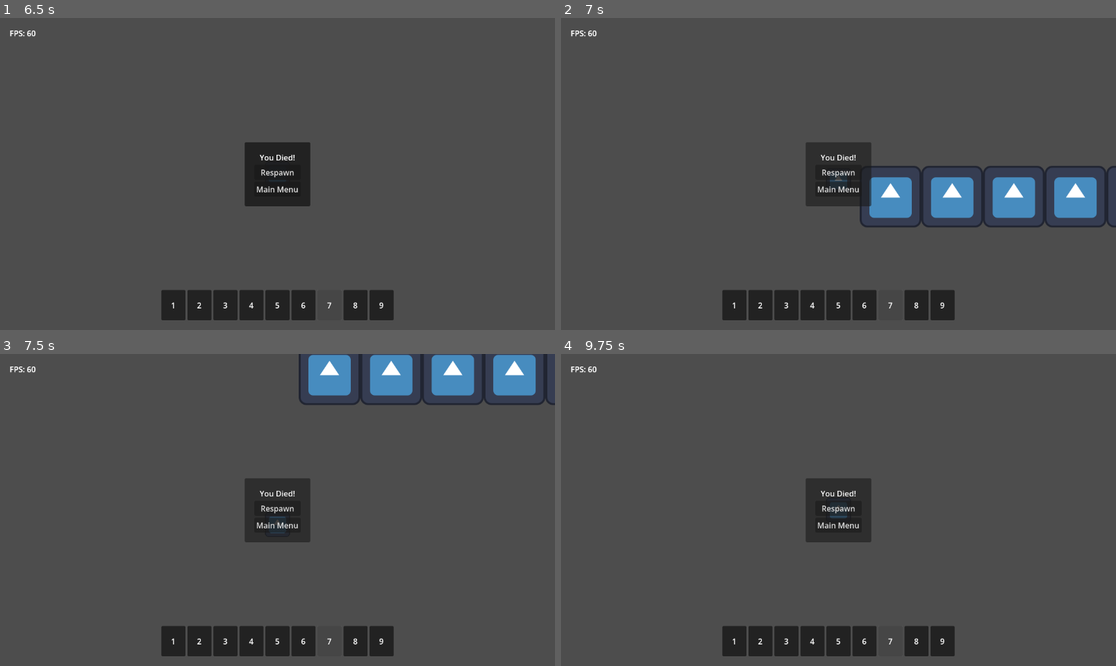
Above: before the commit, frames 1-4 (two rows, left to right).
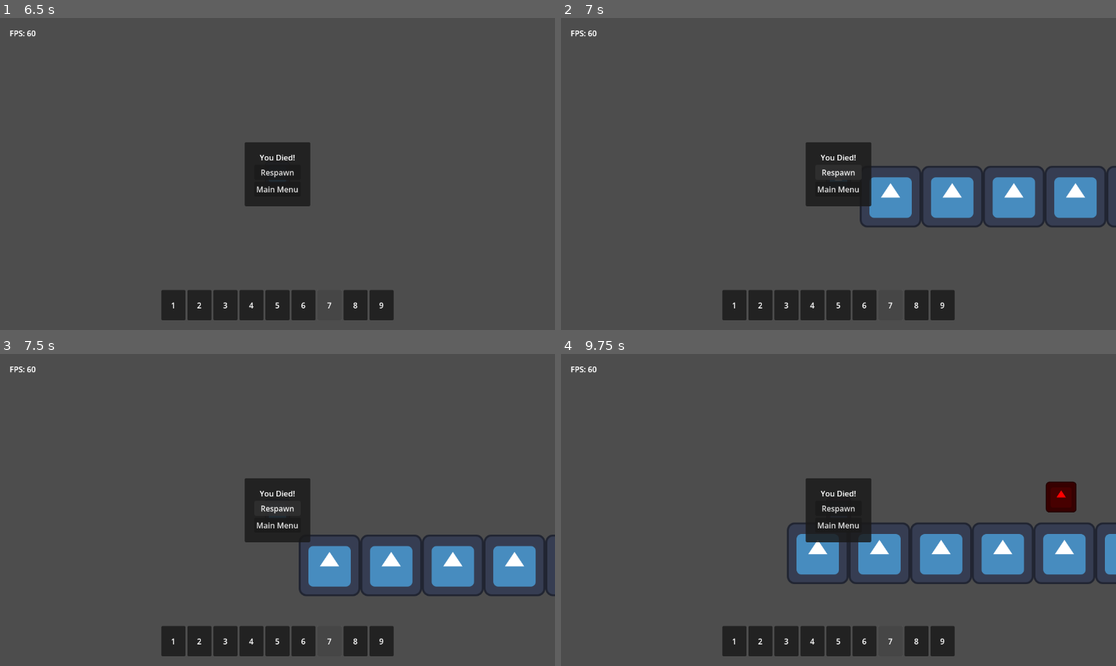
Above: after the commit, the same moments.

Repository: TheHumanMRP/RPG-Life-Tracker
Game: Godot game, scene res://Folders/Systems/Main/Scenes/main_scene.tscn
Two runs of this game, one before a commit and one after it. Both use one fixed random seed, a clock stepped at 60 frames per second and the inputs below. The engine's default icon, where the game draws it, is replaced by a stand-in: a white triangle on a blue panel in a dark square.
Inputs (mouse positions are in pixels of both pictures, inside the frame that each line leads up to):
- Up to frame 1 (6.5 s): click "Dungeon" at 0.5 s; move the mouse to (172, 305) at 1.27 s; hold D (move_right) 1.28-2.78 s; tap T (add_test_sword) every 1.5 s from 1.35 to 5.85 s; click (172, 305) at 1.42 s; tap Space (jump) at 1.52, 2.27, 3.77, 4.52, 5.27 s; move the mouse to (199, 305) at 2.02 s; tap E (equip_item) at 2.1, 3.6, 5.1 s; click (199, 305) at 2.17 s; move the mouse to (227, 305) at 2.77 s; hold A (move_left) 2.78-5.03 s; click (227, 305) at 2.92 s; move the mouse to (249, 305) at 3.52 s; click (249, 305) at 3.67 s; move the mouse to (277, 305) at 4.27 s; click (277, 305) at 4.42 s; move the mouse to (305, 305) at 5.02 s; hold D (move_right) from 5.03 s (still down); click (305, 305) at 5.17 s; move the mouse to (327, 305) at 5.77 s; click (327, 305) at 5.92 s
- Up to frame 2 (7 s): release D (move_right) at 6.5 s; click "Respawn" at 6.5 s
- Up to frame 3 (7.5 s): click "Respawn" at 7.25 s
- Up to frame 4 (9.75 s): click "Respawn" at 8 s; move the mouse to (894, 441) at 8.77 s; hold D (move_right) from 8.78 s (still down); tap E (equip_item) at 8.85 s; tap Space (jump) at 9.02 s; move the mouse to (810, 572) at 9.52 s; tap T (add_test_sword) at 9.6 s

Frame 1 is identical in both runs. In frame 2, less than 0.1% of the frame differs, in the area x 48-56%, y 50-61%; in frame 3, 10%, in the area x 48-100%, y 0-78%; in frame 4, 7.0%.
Error in both runs: Invalid access to property or key 'info_getter' on a base object of type 'Node (global.gd)'. (res://Folders/Systems/Inventory_System/Scripts/Inventory/all_glob…

Commit message:
Auto commit at 2026-09-20 12:24:47

Diff:
--- a/Folders/Systems/Dungeon_Related/Death_Menu/death_menu.gd
+++ b/Folders/Systems/Dungeon_Related/Death_Menu/death_menu.gd
@@ -33,8 +33,6 @@
 
 	print("\nDeath Menu: Respawn Button Pressed")
 
-	self.queue_free()
-
 func _on_main_menu_button_pressed() -> void:
 	Global.main_node.switch_to_scene(self, Constants.PATH_TO_MAIN_MENU, true)
 
